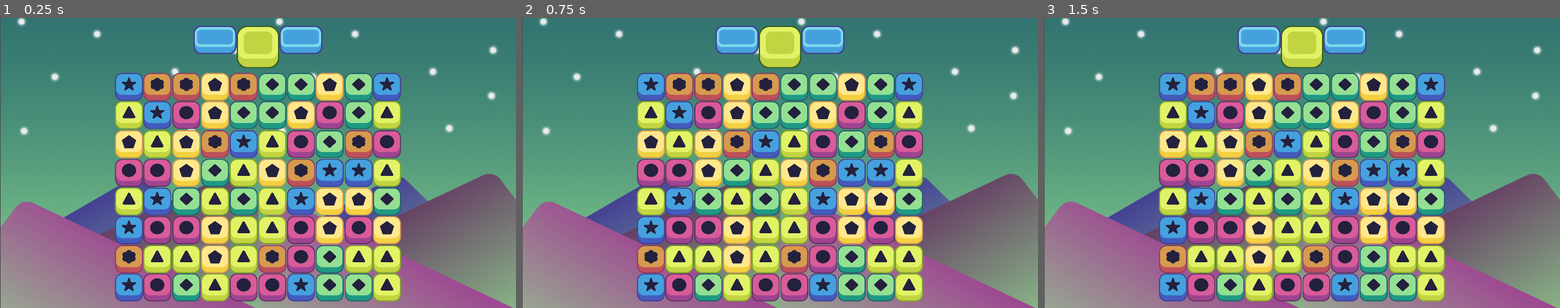
Above: before the commit, frames 1-3 (left to right).
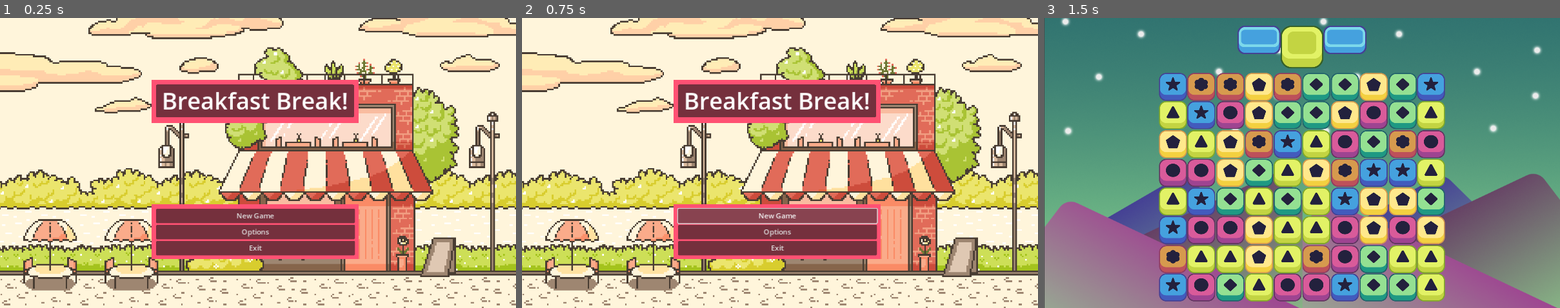
Above: after the commit, the same moments.

Repository: HenBarper/Breakfast_Break
Game: Godot game, scene res://Scenes/Main_Menu.tscn
The game is run twice, just before and just after one commit, with the same random seed, the same clock (stepped at 60 frames per second) and the same inputs. Before the commit the project starts from res://Scenes/Game_Scene.tscn.
Inputs (mouse positions are in pixels of both pictures, inside the frame that each line leads up to):
- Up to frame 1 (0.25 s): no input
- Up to frame 2 (0.75 s): click (774, 215) at 0.5 s, where only the run after the commit has a clickable "New Game"
- Up to frame 3 (1.5 s): tap Enter at 1.25 s; move the mouse to (1415, 148) at 1.27 s; click (1415, 148) at 1.35 s

The runs differ from the first frame. In frame 1, 99% of the frame differs, in the area x 0-100%, y 0-100%; in frame 2, 99%; in frame 3, nothing differs.

Commit message:
Added banner, Pieces can be swapped!
- Added a banner.png to test on the readme
- Piece swap functionality added
- Changed main scene back to main menu to test a build

Diff:
--- a/Scripts/grid.gd
+++ b/Scripts/grid.gd
@@ -23,6 +23,7 @@
 # touch variables
 var first_touch = Vector2(0, 0)
 var final_touch = Vector2(0, 0)
+var controlling = false
 
 func _ready():
 	randomize()
@@ -67,17 +68,54 @@
 	return Vector2(new_x, new_y) # return the new position
 
 func pixel_to_grid(pixel_x, pixel_y): # translate pixel screen posiiton to grid position
-	var new_x = round((pixel_x - x_start) / offset)
+	var new_x = round((pixel_x - x_start) / offset) # pemdas baybee
 	var new_y = round((pixel_y - y_start) / -offset)
 	return Vector2(new_x, new_y)
+
+func is_in_grid(column, row): # checks if the clicked position if within the grid of pieces
+	if column >= 0 && column < width:
+		if row >= 0 && row < height:
+			return true
+	return false
 
 func touch_input(): # register click inputs
 	if Input.is_action_just_pressed("ui_touch"):
 		first_touch = get_global_mouse_position() # get mouse pos when clicked
-		var grid_position = pixel_to_grid(first_touch.x, first_touch.y)
+		var grid_position = pixel_to_grid(first_touch.x, first_touch.y) # gets grid pos of mouse click pos
 		print(grid_position)
+		if is_in_grid(grid_position.x, grid_position.y):
+			controlling = true
+		else:
+			controlling = false
+			print("NONONONO")
 	if Input.is_action_just_released("ui_touch"):
 		final_touch = get_global_mouse_position() # get mouse pos when let go
+		var grid_position2 = pixel_to_grid(final_touch.x, final_touch.y) # gets grid pos of mouse unclick pos
+		print(grid_position2)
+		if is_in_grid(grid_position2.x, grid_position2.y) && controlling: # only works if both click and unclick were on valid grid spaces
+			print("SWIPE")
+			touch_difference(pixel_to_grid(first_touch.x, first_touch.y), grid_position2)
+
+func swap_pieces(column, row, direction):
+	var first_piece = all_pieces[column][row] # sets the first selection
+	var other_piece = all_pieces[column + direction.x][row + direction.y] # sets the second piece
+	all_pieces[column][row] = other_piece # sets the first piece to be the second piece
+	all_pieces[column + direction.x][row + direction.y] = first_piece # sets the second piece to be first piece
+	first_piece.position = grid_to_pixel(column + direction.x, row + direction.y) # moves the 1st piece
+	other_piece.position = grid_to_pixel(column, row) # move the second piece
+
+func touch_difference(grid_1, grid_2):
+	var difference = grid_2 - grid_1
+	if abs(difference.x) > abs(difference.y):
+		if difference.x > 0:
+			swap_pieces(grid_1.x, grid_1.y, Vector2(1, 0))
+		elif difference.x < 0:
+			swap_pieces(grid_1.x, grid_1.y, Vector2(-1, 0))
+	elif abs(difference.y) > abs(difference.x):
+		if difference.y > 0:
+			swap_pieces(grid_1.x, grid_1.y, Vector2(0, 1))
+		elif difference.y < 0:
+			swap_pieces(grid_1.x, grid_1.y, Vector2(0, -1))
 
 func _process(delta):
 	touch_input()
--- a/project.godot
+++ b/project.godot
@@ -11,7 +11,7 @@
 [application]
 
 config/name="Breakfast Break"
-run/main_scene="res://Scenes/Game_Scene.tscn"
+run/main_scene="res://Scenes/Main_Menu.tscn"
 config/features=PackedStringArray("4.1", "GL Compatibility")
 
 [display]
Binary file added: banner.png
Not shown, added: banner.png.import
